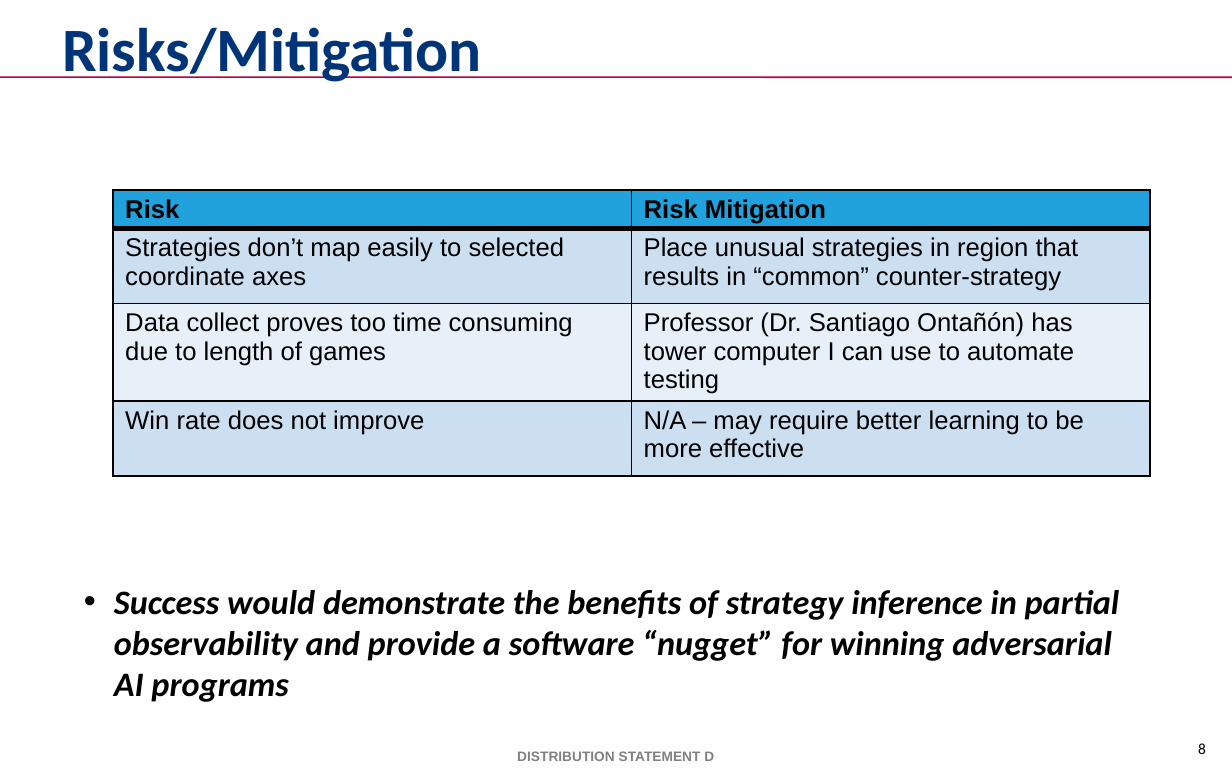
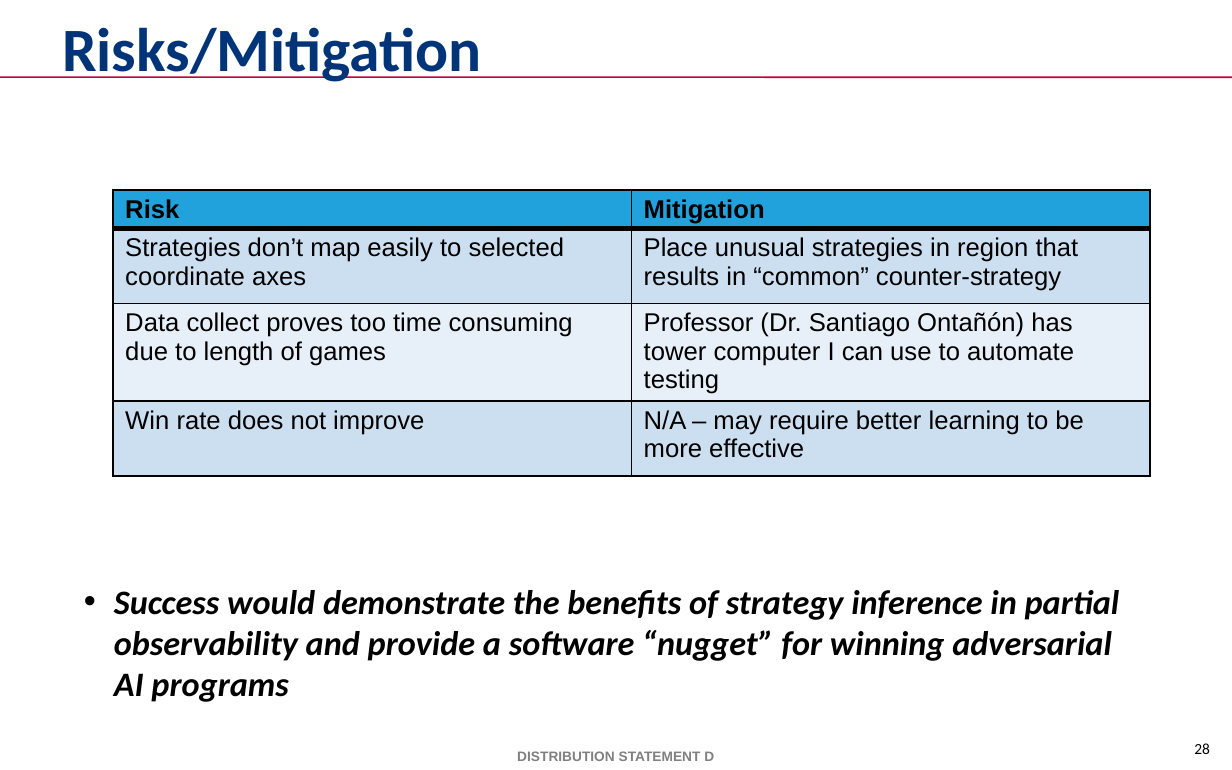
Before and after one commit to mikewkozak/IRE, a slide deck: slide 28 of Documentation/Thesis/Submission Draft/mkozak - Intent Recognition Engine.pptx (slide 8 before the commit). Drawn at 1232x770 pixels with LibreOffice and Linux fonts; fonts in the diff are those of the drawing; background and template pictures are left out. Boxes give left, top, right and bottom in pixels: in the first picture for what was removed or moved away, otherwise in the second. Text is boxed around its words. In the diff, an @@ line names an element or a change of style, - is before the commit and + after.

```diff
--- a/Documentation/Thesis/Submission Draft/mkozak - Intent Recognition Engine.pptx
+++ b/Documentation/Thesis/Submission Draft/mkozak - Intent Recognition Engine.pptx
@@ table at [113, 190, 1151, 483] @@
-row 1, column 2: Risk Mitigation
+row 1, column 2: Mitigation
@@ page number at [1194, 743, 1210, 754]: text changed @@
-8
+28
```
Also in this commit, not shown: 15 other slides changed, 2 slides added, 1 slide removed.
